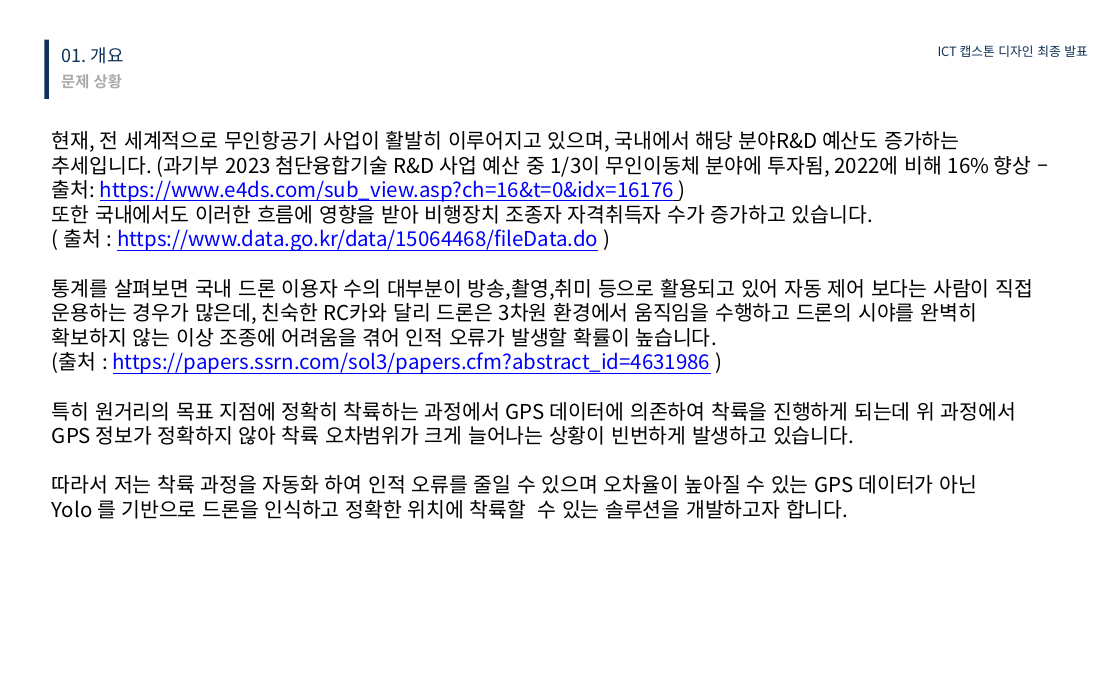
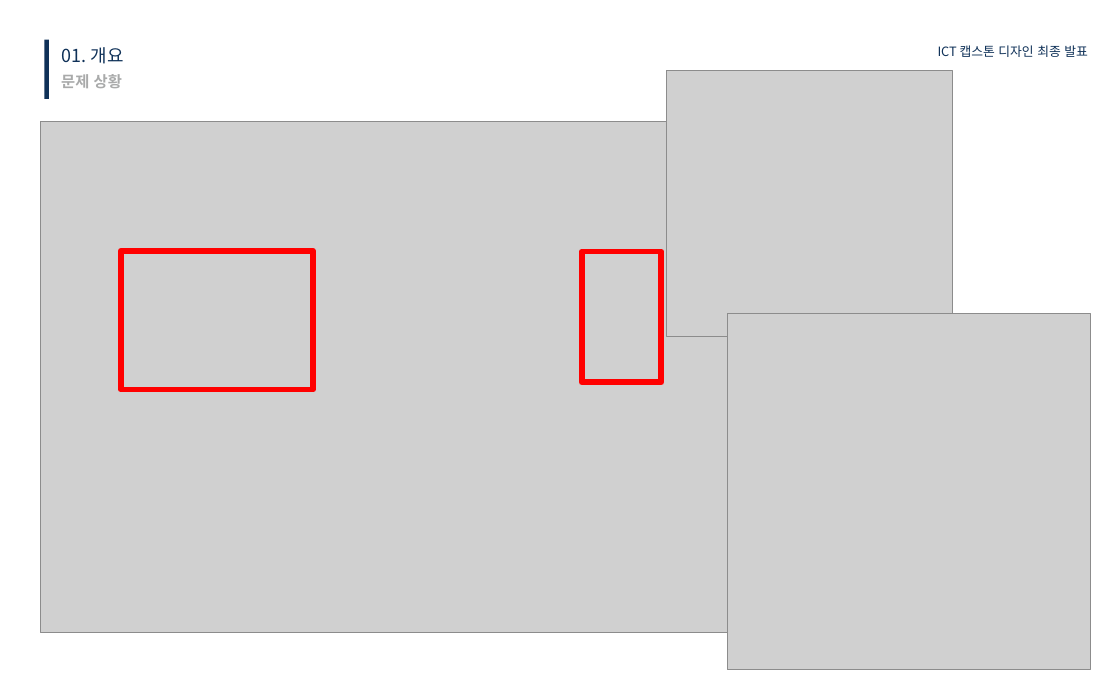
Before and after one commit to kimkyowon/Capstone_Design, a slide deck: slide 5 of 1.PrecisionLandingModule/1.ReasearchNote/FinalReport/캡스톤디자인 최종 발표 ICT융합학부 2018045323 김교원.pptx (slide 4 before the commit). Drawn at 1120x692 pixels with LibreOffice and Linux fonts; fonts in the diff are those of the drawing; grey boxes stand for pictures. Boxes give left, top, right and bottom in pixels: in the first picture for what was removed or moved away, otherwise in the second. Text is boxed around its words. In the diff, an @@ line names an element or a change of style, - is before the commit and + after.

```diff
--- a/1.PrecisionLandingModule/1.ReasearchNote/FinalReport/캡스톤디자인 최종 발표 ICT융합학부 2018045323 김교원.pptx
+++ b/1.PrecisionLandingModule/1.ReasearchNote/FinalReport/캡스톤디자인 최종 발표 ICT융합학부 2018045323 김교원.pptx
@@ picture added at (667,71,953,337) @@
@@ picture added at (41,121,757,633) @@
@@ text removed at (52,131,1033,519) @@
-현재, 전 세계적으로 무인항공기 사업이 활발히 이루어지고 있으며, 국내에서 해당 분야R&D 예산도 증가하는 추세입니다. (과기부 2023 첨단융합기술 R&D 사업 예산 중 1/3이 무인이동체 분야에 투자됨, 2022에 비해 16% 향상 – 출처: https://www.e4ds.com/sub_view.asp?ch=16&t=0&idx=16176 )
-또한 국내에서도 이러한 흐름에 영향을 받아 비행장치 조종자 자격취득자 수가 증가하고 있습니다.
-( 출처 : https://www.data.go.kr/data/15064468/fileData.do )
-통계를 살펴보면 국내 드론 이용자 수의 대부분이 방송,촬영,취미 등으로 활용되고 있어 자동 제어 보다는 사람이 직접 운용하는 경우가 많은데, 친숙한 RC카와 달리 드론은 3차원 환경에서 움직임을 수행하고 드론의 시야를 완벽히 확보하지 않는 이상 조종에 어려움을 겪어 인적 오류가 발생할 확률이 높습니다.
-(출처 : https://papers.ssrn.com/sol3/papers.cfm?abstract_id=4631986 )
-특히 원거리의 목표 지점에 정확히 착륙하는 과정에서 GPS 데이터에 의존하여 착륙을 진행하게 되는데 위 과정에서 GPS 정보가 정확하지 않아 착륙 오차범위가 크게 늘어나는 상황이 빈번하게 발생하고 있습니다.
-따라서 저는 착륙 과정을 자동화 하여 인적 오류를 줄일 수 있으며 오차율이 높아질 수 있는 GPS 데이터가 아닌
-Yolo 를 기반으로 드론을 인식하고 정확한 위치에 착륙할 수 있는 솔루션을 개발하고자 합니다.
@@ rectangle added at (121,251,313,389), outline #FF0000 4.5 pt @@
@@ rectangle added at (582,252,661,383), outline #FF0000 4.5 pt @@
@@ picture added at (727,314,1090,670) @@
```
Also in this commit, not shown: 2 other slides changed, 2 slides added, 1 other file.
